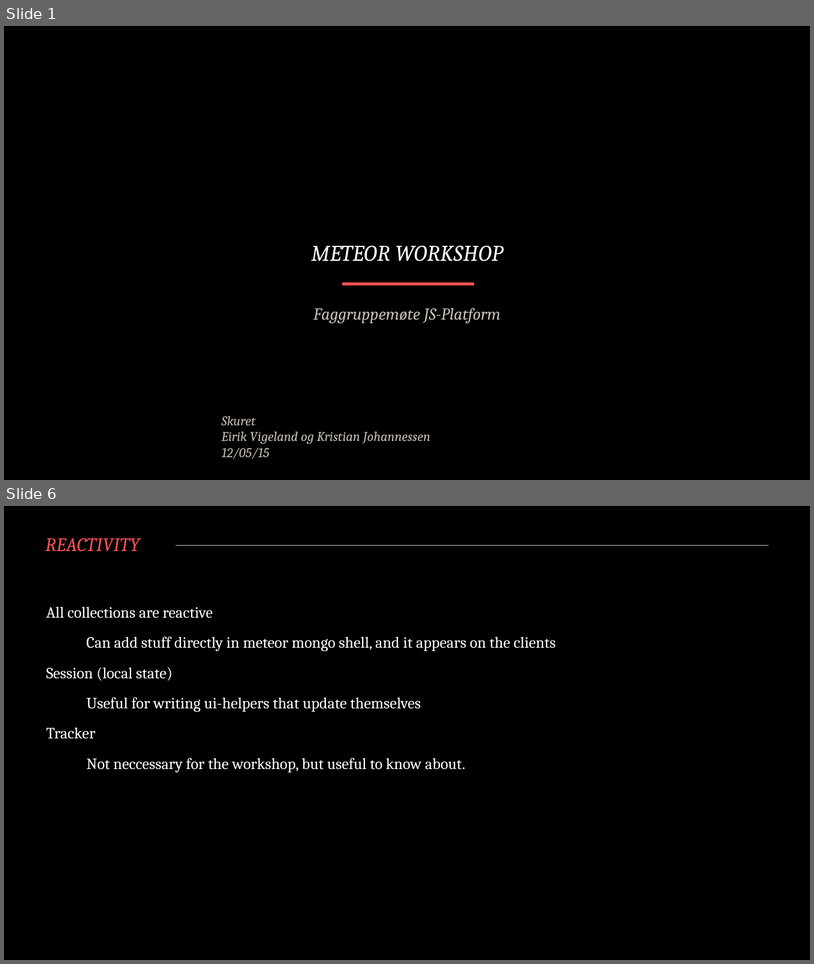
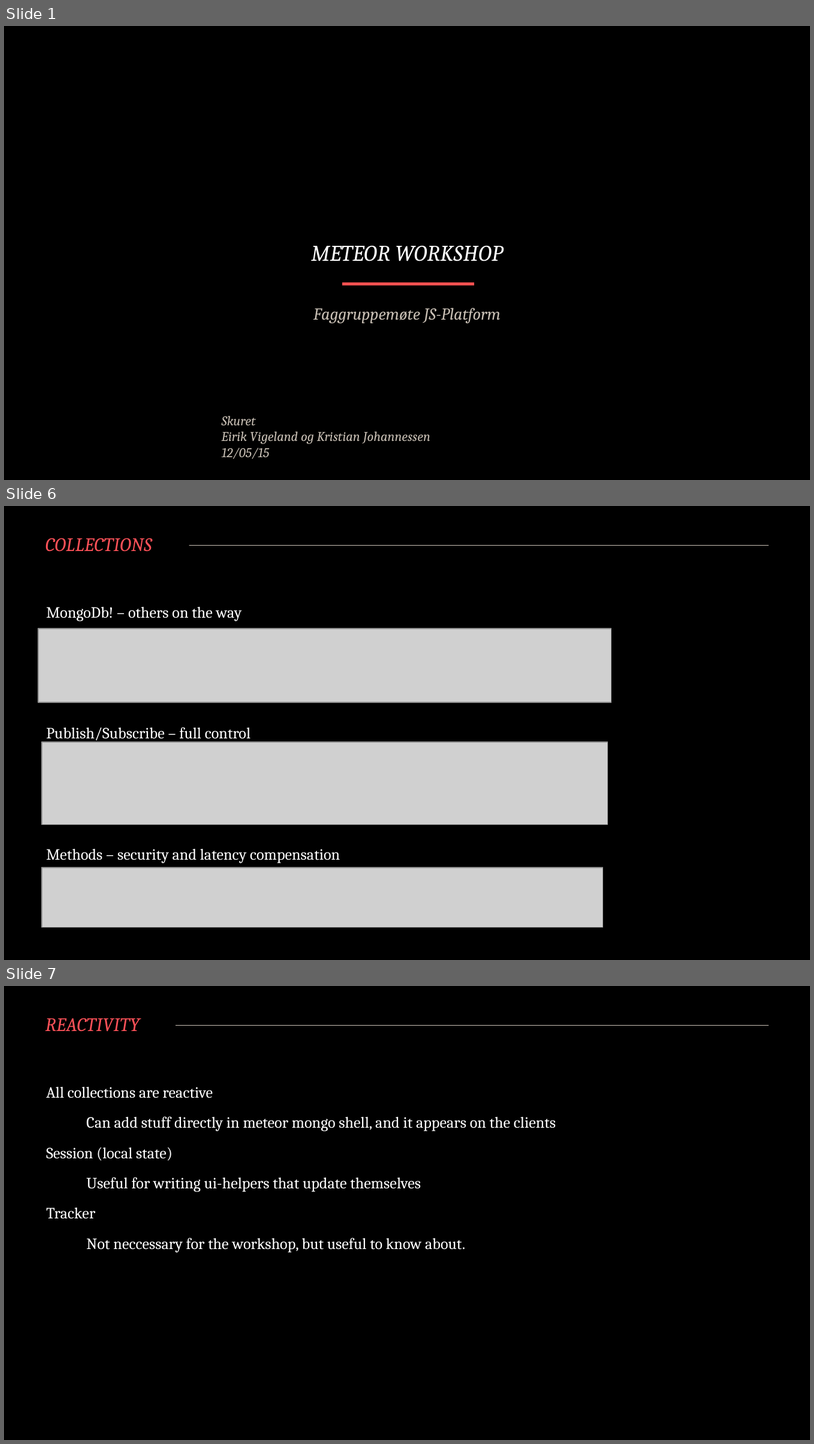
Before and after one commit to EirikV/meteor-workshop, a slide deck: private/Presentasjon.pptx. Shown one above the other, each under a label of ours: slides 1 and 6 before the commit, slides 1, 6 and 7 after it; the slides between them are not shown. The pictures are 814x964 and 814x1444 pixels, drawn with LibreOffice and Linux fonts; fonts in the diff are those of the drawing; grey boxes stand for pictures; background and template pictures are left out. Boxes give left, top, right and bottom in pixels: in the first picture for what was removed or moved away, otherwise in the second. Text is boxed around its words. In the diff, an @@ line names an element or a change of style, - is before the commit and + after.

```diff
--- a/private/Presentasjon.pptx
+++ b/private/Presentasjon.pptx
@@ slide 6 added at (x1=4, y1=506, x2=810, y2=960), background #000000; not listed: 1 template element that a slide beside it also shows @@
@@ title added at (x1=45, y1=538, x2=152, y2=552), 17 pt, text #FD5158, italic @@
+COLLECTIONS
@@ text added at (x1=46, y1=607, x2=340, y2=863), 14 pt, text #FFFFFF @@
+MongoDb! – others on the way
+Publish/Subscribe – full control
+Methods – security and latency compensation
@@ picture added at (x1=38, y1=628, x2=611, y2=702) @@
@@ picture added at (x1=42, y1=741, x2=608, y2=824) @@
@@ picture added at (x1=42, y1=867, x2=603, y2=927) @@
@@ what was slide 6 is now slide 7 @@
```
Also in this commit, not shown: 3 slides changed, 2 other slides added, 2 slides removed.
